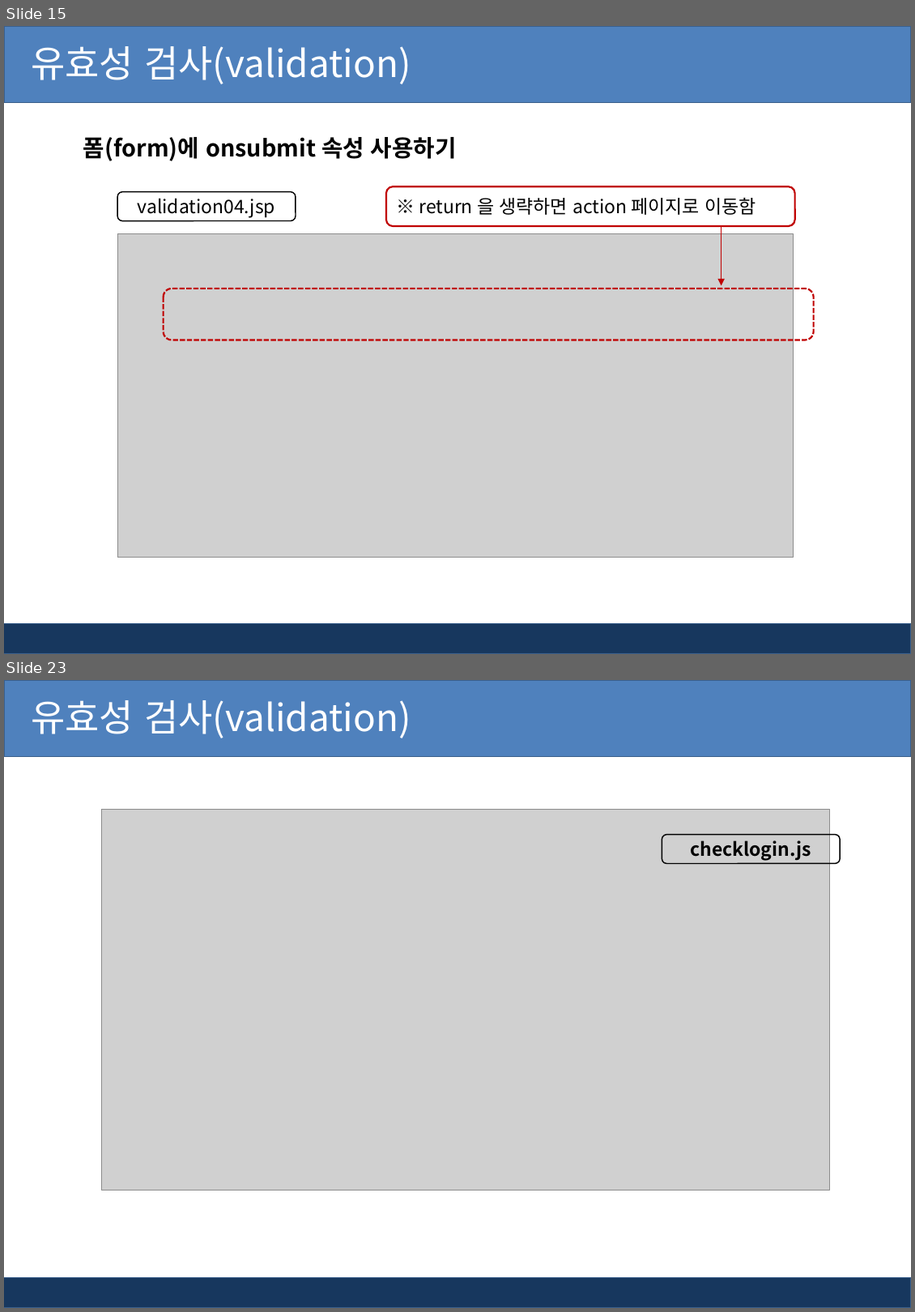
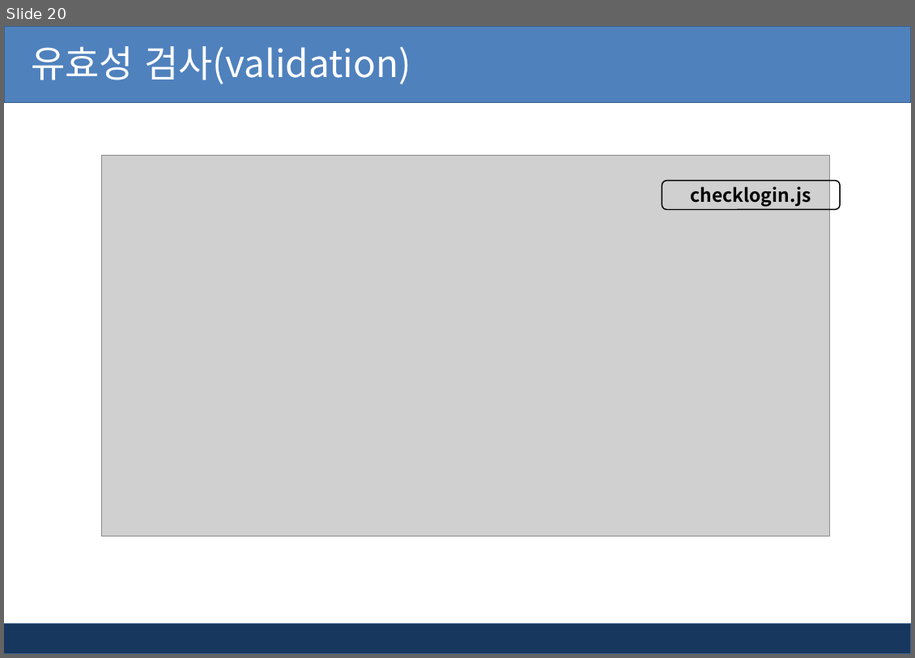
Before and after one commit to kiyongee2/green_project_web, a slide deck: jsp_ppt/6장. jsp 유효성검사와 정규표현식.pptx. Shown one above the other, each under a label of ours: slides 15 and 23 before the commit, slide 20 after it; the slides between them are not shown. The pictures are 915x1312 and 915x658 pixels, drawn with LibreOffice and Linux fonts; fonts in the diff are those of the drawing; grey boxes stand for pictures; background and template pictures are left out. Boxes give left, top, right and bottom in pixels: in the first picture for what was removed or moved away, otherwise in the second. Text is boxed around its words. In the diff, an @@ line names an element or a change of style, - is before the commit and + after.

```diff
--- a/jsp_ppt/6장. jsp 유효성검사와 정규표현식.pptx
+++ b/jsp_ppt/6장. jsp 유효성검사와 정규표현식.pptx
@@ slide 15 removed at (4,26,911,654), background #FFFFFF; not listed: 2 template elements that a slide beside it also shows @@
@@ text removed at (31,46,411,84) @@
-유효성 검사(validation)
@@ text removed at (83,137,457,161) @@
-폼(form)에 onsubmit 속성 사용하기
@@ rounded rectangle removed at (118,192,296,221) @@
-validation04.jsp
@@ rounded rectangle removed at (387,187,795,226) @@
-※ return 을 생략하면 action 페이지로 이동함
@@ picture removed at (118,233,794,558) @@
@@ arrow removed from (722, 226) to (722, 286) @@
@@ rounded rectangle removed at (163,288,814,340) @@
@@ what was slide 23 is now slide 20 @@
```
Also in this commit, not shown: 9 slides changed, 1 slide added, 3 other slides removed, 16 other files.
